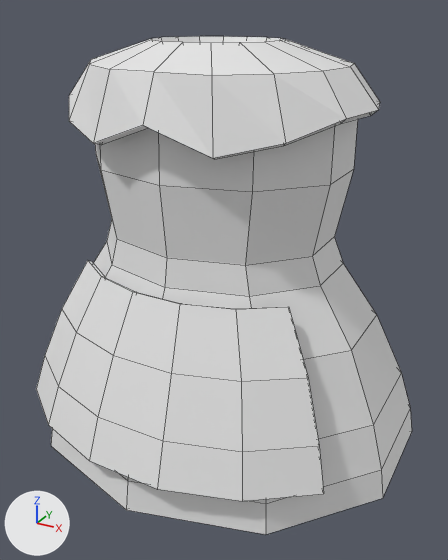
One commit to the Blender file styles/lowpoly/parts/torso/torso-dress-chibi.blend: the scene before it, then after it.
Before and after are seen from a 50 mm camera at (0.434, -0.772, 0.822) aimed at (0.012, -0.006, 0.439). The lights are fixed; the arrows at lower left show +X, +Y and +Z. The picture after the commit comes second. Mesh edges are drawn as thin lines.

Names of what the first picture shows: 'part_torso'.
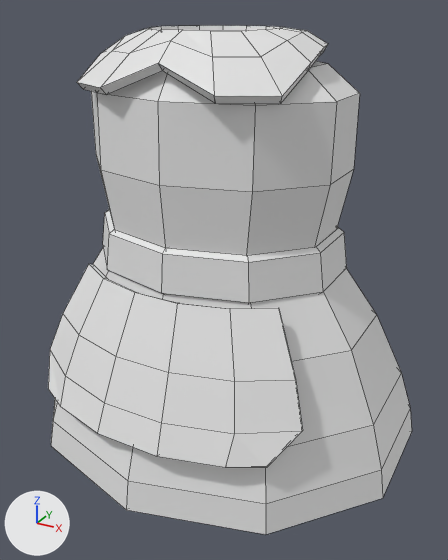
Edits to the bpy script that builds the scene:
```text
Change me_part_torso:
    used by ob_part_torso; location = (0.0, 0.0, 0.0)
    remove me_part_torso.from_pydata(...)  # 244 vertices, 240 faces; spans x -0.302..0.302, y -0.264..0.294, z 0.19..0.784
    add me_part_torso.from_pydata(...)  # 284 vertices, 278 faces; spans x -0.302..0.302, y -0.262..0.294, z 0.19..0.798
    me_part_torso part 1: a new loose piece of 40 vertices spanning x -0.186..0.186, y -0.155..0.157, z 0.468..0.534
    me_part_torso part 2
    48 vertices move from x -0.248..0.248, y -0.264..-0.104, z 0.25..0.474 to x -0.211..0.211, y -0.251..-0.113, z 0.29..0.474
    me_part_torso part 3
    93 vertices are removed from x -0.224..0.224, y -0.177..0.177, z 0.662..0.784
    96 faces are deleted
    3 vertices move from x -0.064..0.064, y -0.061..0.061, z 0.783 to x -0.062..0.081, y -0.058..0.072, z 0.783..0.786
    93 vertices are added at x -0.155..0.155, y -0.152..0.129, z 0.723..0.798
    96 new faces join them
```

Where the change shows, as pixel boxes [x1, y1, x2, y2] in the pictures (448 x 560 px; the box of a moved part takes in the faces that stretch with it):
'part_torso', reshaped: before [36, 36, 412, 534]; after [48, 25, 412, 534]
part 1 of me_part_torso, added: after [103, 210, 347, 303]
part 2 of me_part_torso, moved or reshaped: before [36, 261, 324, 501]; after [48, 264, 303, 467]
part 3 of me_part_torso, moved or reshaped: before [69, 36, 380, 159]; after [77, 25, 328, 104]
